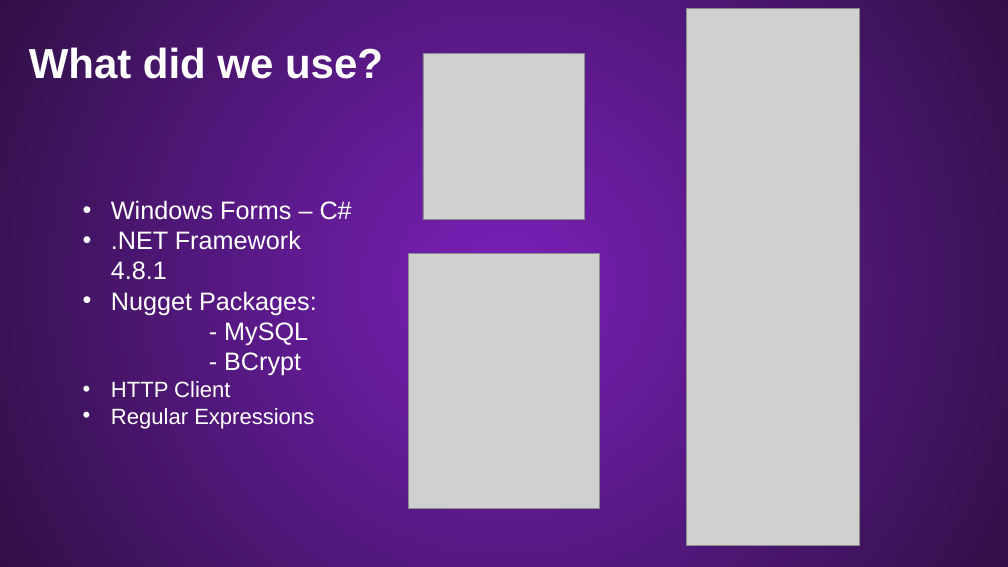
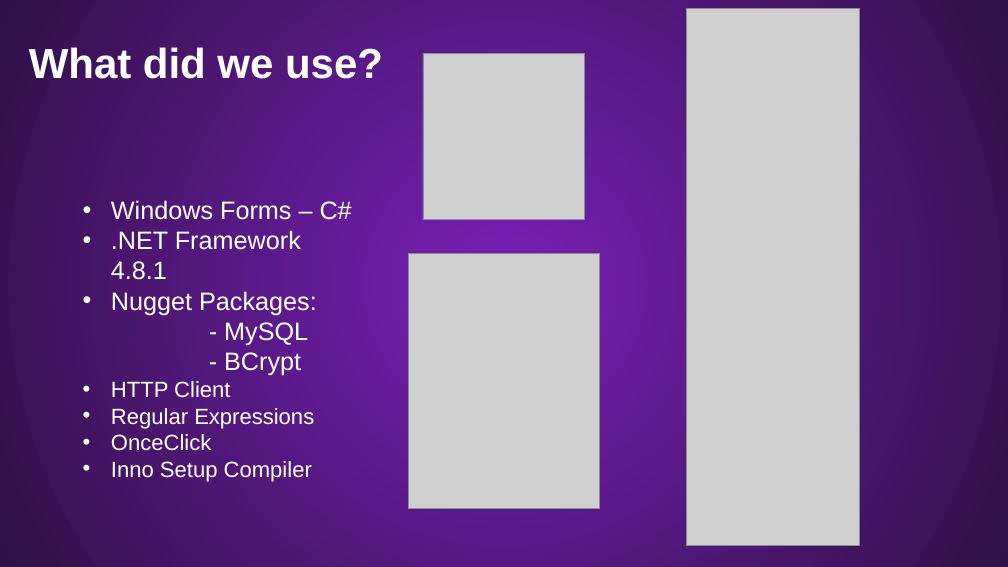
Before and after one commit to Palacsinta002/LMS, a slide deck: slide 11 of Presentation/LMS Presentation.pptx. Drawn at 1008x567 pixels with LibreOffice and Linux fonts; fonts in the diff are those of the drawing; grey boxes stand for pictures; background and template pictures are left out. Boxes give left, top, right and bottom in pixels: in the first picture for what was removed or moved away, otherwise in the second. Text is boxed around its words. In the diff, an @@ line names an element or a change of style, - is before the commit and + after.

```diff
--- a/Presentation/LMS Presentation.pptx
+++ b/Presentation/LMS Presentation.pptx
@@ text at [111,434,312,482]: paragraphs added @@
+• OnceClick
+• Inno Setup Compiler
```
Also in this commit, not shown: 6 other slides changed, 1 slide added, 5 other files.
